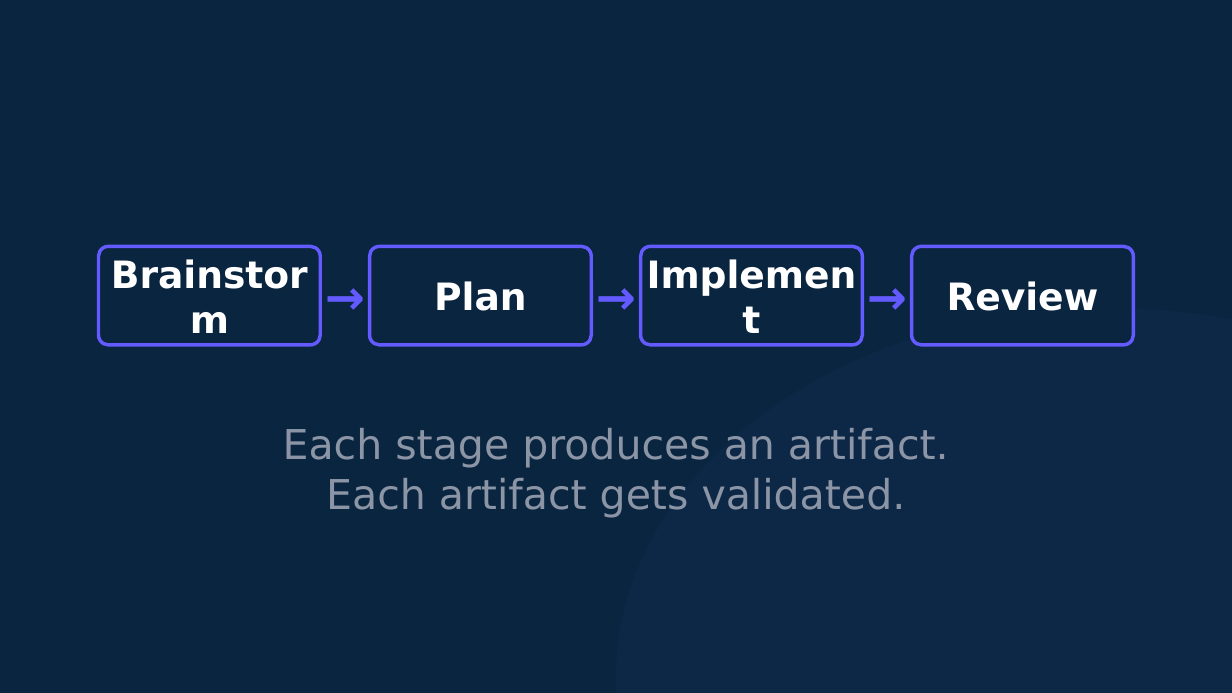
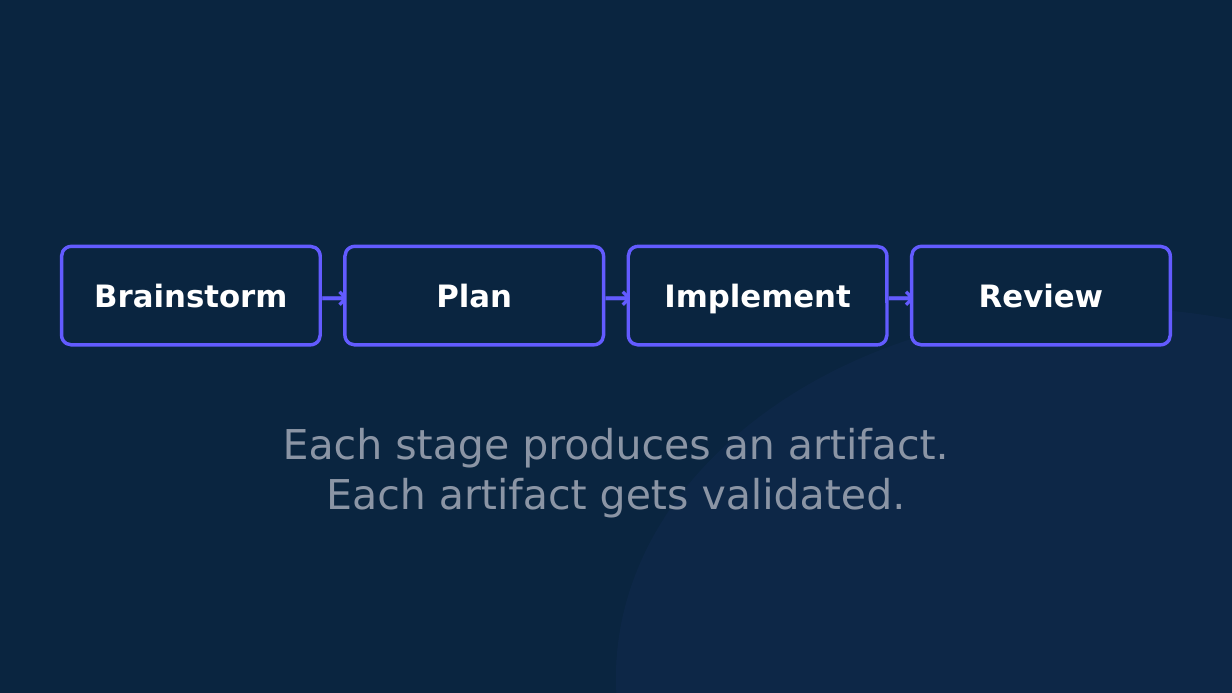
Before and after one commit to michaelengland/ai-best-practices, a slide deck: slide 54 of decks/builder/builder.pptx (slide 24 before the commit). Drawn at 1232x693 pixels with LibreOffice and Linux fonts; fonts in the diff are those of the drawing. Boxes give left, top, right and bottom in pixels: in the first picture for what was removed or moved away, otherwise in the second. Text is boxed around its words. In the diff, an @@ line names an element or a change of style, - is before the commit and + after.

```diff
--- a/decks/builder/builder.pptx
+++ b/decks/builder/builder.pptx
@@ size 22 to 18 pt in 4 elements at <box>436,283,512,308</box>, <box>664,283,851,314</box>, <box>979,283,1103,308</box>, <box>94,283,287,308</box> @@
@@ text "Brainstorm": place and size @@
-text "Brainstorm" at <box>99,246,320,345</box>
+text "Brainstorm" at <box>94,283,287,308</box>
@@ rounded rectangle: place and size @@
-rounded rectangle at <box>99,246,320,345</box>
+rounded rectangle at <box>62,246,320,345</box>
@@ rounded rectangle: place and size @@
-rounded rectangle at <box>370,246,591,345</box>
+rounded rectangle at <box>345,246,604,345</box>
@@ text "→": place and size @@
-text "→" at <box>591,246,641,345</box>
+text "→" at <box>604,246,628,345</box>
@@ text "Implement": place and size @@
-text "Implement" at <box>641,246,862,345</box>
+text "Implement" at <box>664,283,851,314</box>
@@ rounded rectangle: place and size @@
-rounded rectangle at <box>641,246,862,345</box>
+rounded rectangle at <box>628,246,887,345</box>
@@ size 28 to 20 pt in 3 elements at <box>604,246,628,345</box>, <box>320,246,345,345</box>, <box>887,246,912,345</box> @@
@@ text "→": place and size @@
-text "→" at <box>862,246,912,345</box>
+text "→" at <box>887,246,912,345</box>
@@ rounded rectangle: place and size @@
-rounded rectangle at <box>912,246,1133,345</box>
+rounded rectangle at <box>912,246,1170,345</box>
```
Also in this commit, not shown: 5 other slides changed, 12 slides added, 5 slides removed, 6 other files.
